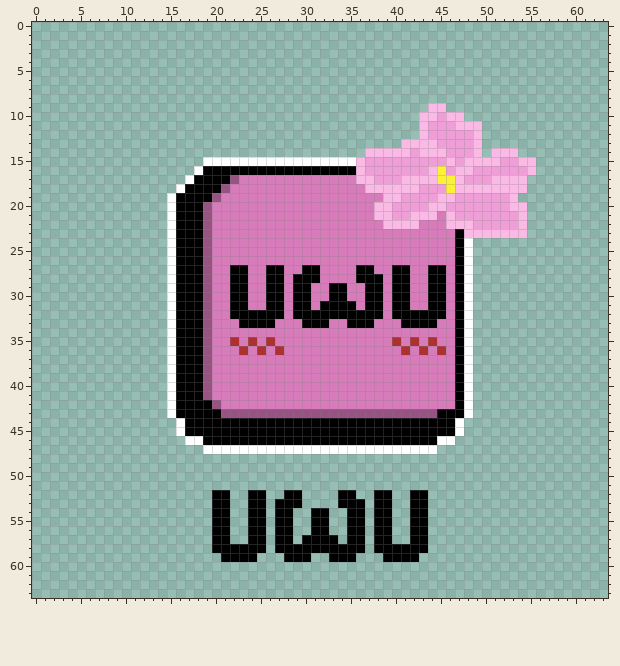
One commit to this pixel-art sprite: Screenshots/uwu_logo_black.png. The first picture shows the starting point.
The file is 256x256 pixels, drawn in blocks of 4x4; one block is one cell here.
New version:
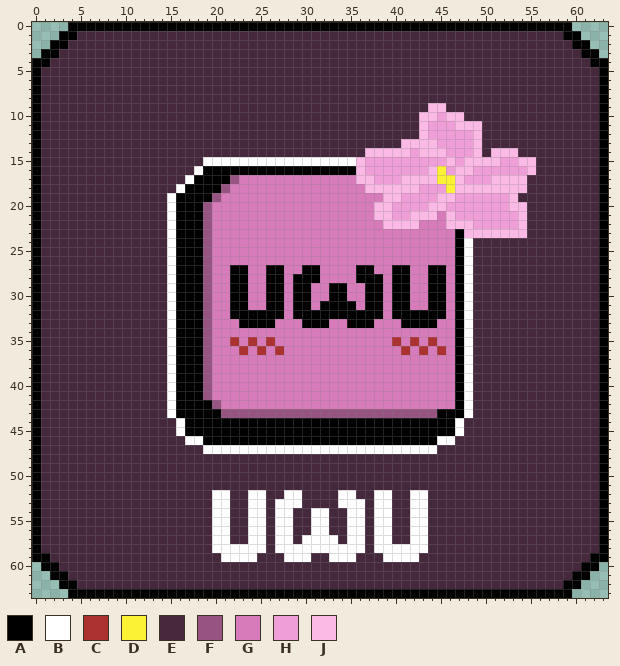
Palette (. is transparent): A #000000  B #ffffff  C #ac3232  D #fbf236  E #45283c  F #975482  G #d77bba  H #f09ed7  J #fbb9e6
Changes in this commit:
Changed rows in their new state; - is an unchanged pixel.
first column x 0:
 0 ----AAAAAAAAAAAAAAAAAAAAAAAAAAAAAAAAAAAAAAAAAAAAAAAAAAAAAAAA----
 1 ---AAEEEEEEEEEEEEEEEEEEEEEEEEEEEEEEEEEEEEEEEEEEEEEEEEEEEEEEAA---
 2 --AAEEEEEEEEEEEEEEEEEEEEEEEEEEEEEEEEEEEEEEEEEEEEEEEEEEEEEEEEAA--
 3 -AAEEEEEEEEEEEEEEEEEEEEEEEEEEEEEEEEEEEEEEEEEEEEEEEEEEEEEEEEEEAA-
 4 AAEEEEEEEEEEEEEEEEEEEEEEEEEEEEEEEEEEEEEEEEEEEEEEEEEEEEEEEEEEEEAA
 5 AEEEEEEEEEEEEEEEEEEEEEEEEEEEEEEEEEEEEEEEEEEEEEEEEEEEEEEEEEEEEEEA
 6 AEEEEEEEEEEEEEEEEEEEEEEEEEEEEEEEEEEEEEEEEEEEEEEEEEEEEEEEEEEEEEEA
 7 AEEEEEEEEEEEEEEEEEEEEEEEEEEEEEEEEEEEEEEEEEEEEEEEEEEEEEEEEEEEEEEA
 8 AEEEEEEEEEEEEEEEEEEEEEEEEEEEEEEEEEEEEEEEEEEEEEEEEEEEEEEEEEEEEEEA
 9 AEEEEEEEEEEEEEEEEEEEEEEEEEEEEEEEEEEEEEEEEEEE--EEEEEEEEEEEEEEEEEA
10 AEEEEEEEEEEEEEEEEEEEEEEEEEEEEEEEEEEEEEEEEEE-----EEEEEEEEEEEEEEEA
11 AEEEEEEEEEEEEEEEEEEEEEEEEEEEEEEEEEEEEEEEEEE-------EEEEEEEEEEEEEA
12 AEEEEEEEEEEEEEEEEEEEEEEEEEEEEEEEEEEEEEEEEEE-------EEEEEEEEEEEEEA
13 AEEEEEEEEEEEEEEEEEEEEEEEEEEEEEEEEEEEEEEEE---------EEEEEEEEEEEEEA
14 AEEEEEEEEEEEEEEEEEEEEEEEEEEEEEEEEEEEE-------------E---EEEEEEEEEA
15 AEEEEEEEEEEEEEEEEEE-------------------------------------EEEEEEEA
16 AEEEEEEEEEEEEEEEEE--------------------------------------EEEEEEEA
17 AEEEEEEEEEEEEEEEE--------------------------------------EEEEEEEEA
18 AEEEEEEEEEEEEEEE---------------------------------------EEEEEEEEA
19 AEEEEEEEEEEEEEE---------------------------------------EEEEEEEEEA
20 AEEEEEEEEEEEEEE----------------------------------------EEEEEEEEA
21 AEEEEEEEEEEEEEE----------------------------------------EEEEEEEEA
22 AEEEEEEEEEEEEEE----------------------------------------EEEEEEEEA
23 AEEEEEEEEEEEEEE----------------------------------------EEEEEEEEA
24 AEEEEEEEEEEEEEE----------------------------------EEEEEEEEEEEEEEA
25 AEEEEEEEEEEEEEE----------------------------------EEEEEEEEEEEEEEA
26 AEEEEEEEEEEEEEE----------------------------------EEEEEEEEEEEEEEA
27 AEEEEEEEEEEEEEE----------------------------------EEEEEEEEEEEEEEA
28 AEEEEEEEEEEEEEE----------------------------------EEEEEEEEEEEEEEA
29 AEEEEEEEEEEEEEE----------------------------------EEEEEEEEEEEEEEA
30 AEEEEEEEEEEEEEE----------------------------------EEEEEEEEEEEEEEA
31 AEEEEEEEEEEEEEE----------------------------------EEEEEEEEEEEEEEA
32 AEEEEEEEEEEEEEE----------------------------------EEEEEEEEEEEEEEA
33 AEEEEEEEEEEEEEE----------------------------------EEEEEEEEEEEEEEA
34 AEEEEEEEEEEEEEE----------------------------------EEEEEEEEEEEEEEA
35 AEEEEEEEEEEEEEE----------------------------------EEEEEEEEEEEEEEA
36 AEEEEEEEEEEEEEE----------------------------------EEEEEEEEEEEEEEA
37 AEEEEEEEEEEEEEE----------------------------------EEEEEEEEEEEEEEA
38 AEEEEEEEEEEEEEE----------------------------------EEEEEEEEEEEEEEA
39 AEEEEEEEEEEEEEE----------------------------------EEEEEEEEEEEEEEA
40 AEEEEEEEEEEEEEE----------------------------------EEEEEEEEEEEEEEA
41 AEEEEEEEEEEEEEE----------------------------------EEEEEEEEEEEEEEA
42 AEEEEEEEEEEEEEE----------------------------------EEEEEEEEEEEEEEA
43 AEEEEEEEEEEEEEE----------------------------------EEEEEEEEEEEEEEA
44 AEEEEEEEEEEEEEEE--------------------------------EEEEEEEEEEEEEEEA
45 AEEEEEEEEEEEEEEE--------------------------------EEEEEEEEEEEEEEEA
46 AEEEEEEEEEEEEEEEE------------------------------EEEEEEEEEEEEEEEEA
47 AEEEEEEEEEEEEEEEEEE--------------------------EEEEEEEEEEEEEEEEEEA
48 AEEEEEEEEEEEEEEEEEEEEEEEEEEEEEEEEEEEEEEEEEEEEEEEEEEEEEEEEEEEEEEA
49 AEEEEEEEEEEEEEEEEEEEEEEEEEEEEEEEEEEEEEEEEEEEEEEEEEEEEEEEEEEEEEEA
50 AEEEEEEEEEEEEEEEEEEEEEEEEEEEEEEEEEEEEEEEEEEEEEEEEEEEEEEEEEEEEEEA
51 AEEEEEEEEEEEEEEEEEEEEEEEEEEEEEEEEEEEEEEEEEEEEEEEEEEEEEEEEEEEEEEA
52 AEEEEEEEEEEEEEEEEEEEBBEEBBEEBBEEEEBBEEBBEEBBEEEEEEEEEEEEEEEEEEEA
53 AEEEEEEEEEEEEEEEEEEEBBEEBBEBBBEEEEBBBEBBEEBBEEEEEEEEEEEEEEEEEEEA
54 AEEEEEEEEEEEEEEEEEEEBBEEBBEBBEEBBEEBBEBBEEBBEEEEEEEEEEEEEEEEEEEA
55 AEEEEEEEEEEEEEEEEEEEBBEEBBEBBEEBBEEBBEBBEEBBEEEEEEEEEEEEEEEEEEEA
56 AEEEEEEEEEEEEEEEEEEEBBEEBBEBBEEBBEEBBEBBEEBBEEEEEEEEEEEEEEEEEEEA
57 AEEEEEEEEEEEEEEEEEEEBBEEBBEBBEBBBBEBBEBBEEBBEEEEEEEEEEEEEEEEEEEA
58 AEEEEEEEEEEEEEEEEEEEBBBBBBEBBBBBBBBBBEBBBBBBEEEEEEEEEEEEEEEEEEEA
59 AAEEEEEEEEEEEEEEEEEEEBBBBEEEBBBEEBBBEEEBBBBEEEEEEEEEEEEEEEEEEEAA
60 -AAEEEEEEEEEEEEEEEEEEEEEEEEEEEEEEEEEEEEEEEEEEEEEEEEEEEEEEEEEEAA-
61 --AAEEEEEEEEEEEEEEEEEEEEEEEEEEEEEEEEEEEEEEEEEEEEEEEEEEEEEEEEAA--
62 ---AAEEEEEEEEEEEEEEEEEEEEEEEEEEEEEEEEEEEEEEEEEEEEEEEEEEEEEEAA---
63 ----AAAAAAAAAAAAAAAAAAAAAAAAAAAAAAAAAAAAAAAAAAAAAAAAAAAAAAAA----
Boxes around the changes in both pictures, in picture pixels (x1, y1, x2, y2):
changed: (32, 22, 608, 598)
